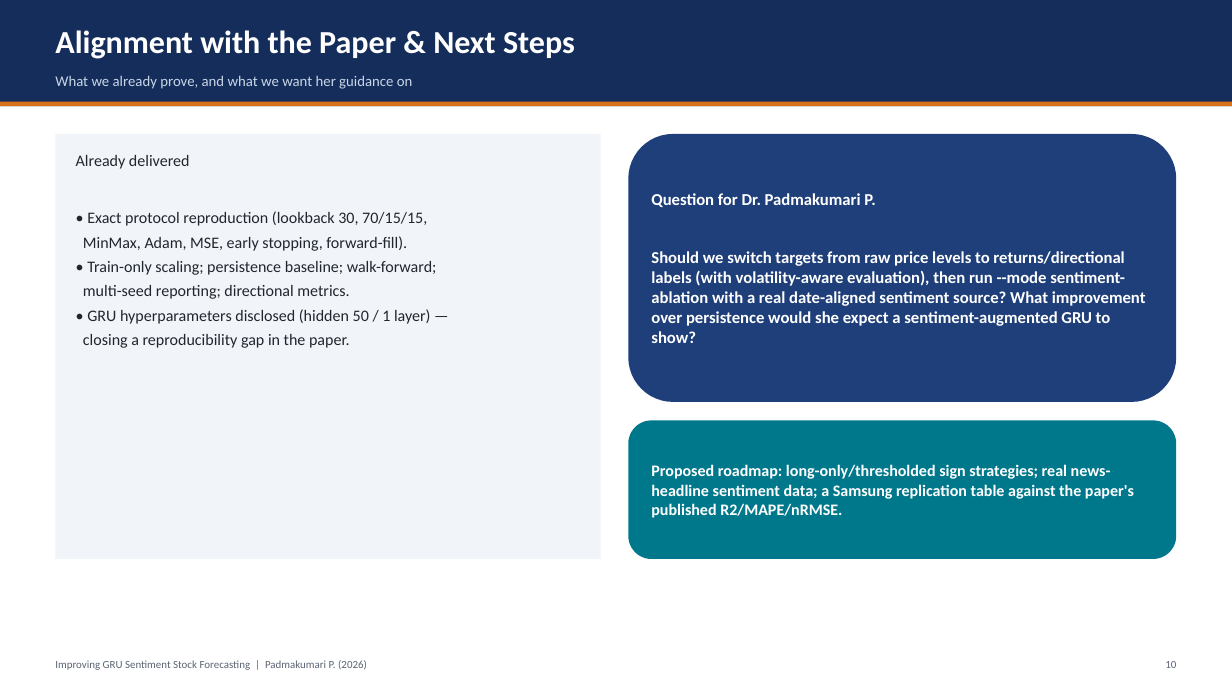
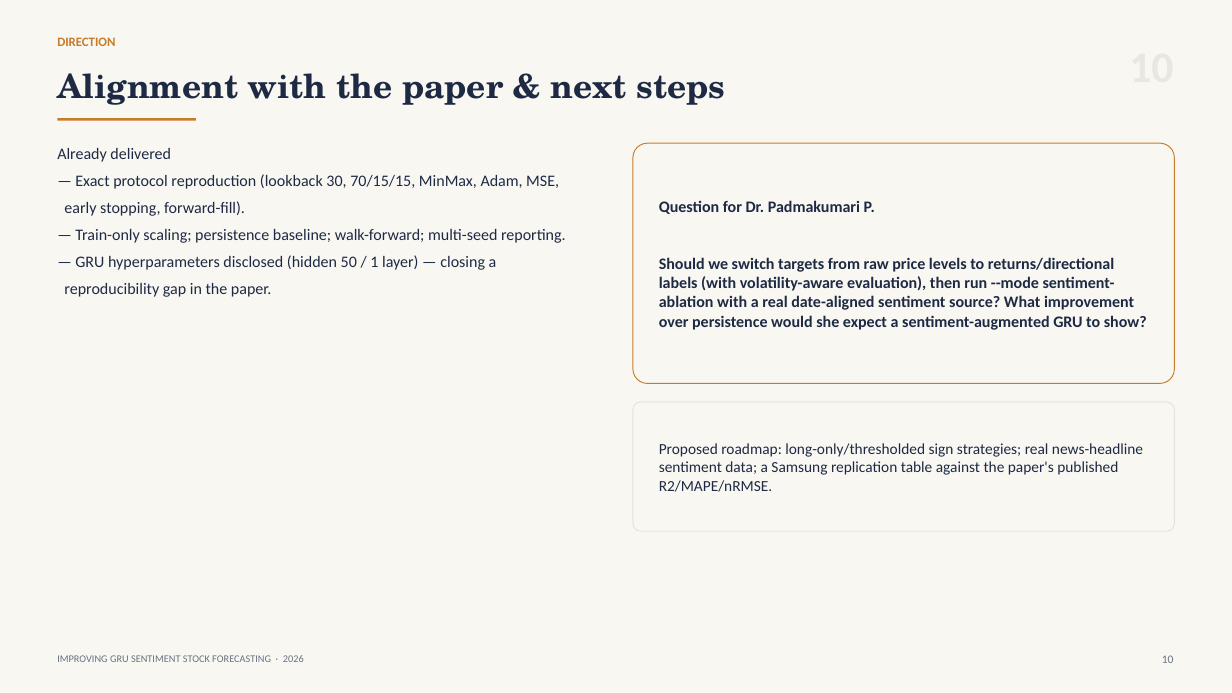
Before and after one commit to hudaifahwins/improving-gru-sentiment-stock-forecasting-padmakumari-maam, a slide deck: slide 11 of PROJECT_PRESENTATION.pptx. Drawn at 1232x693 pixels with LibreOffice and Linux fonts; fonts in the diff are those of the drawing. Boxes give left, top, right and bottom in pixels: in the first picture for what was removed or moved away, otherwise in the second. Text is boxed around its words. In the diff, an @@ line names an element or a change of style, - is before the commit and + after.

Commit message:
design: editorial deck redesign - paper background, serif headline, monochrome figures, hairline tables

```diff
--- a/PROJECT_PRESENTATION.pptx
+++ b/PROJECT_PRESENTATION.pptx
@@ rectangle resized from (x1=0, y1=0, x2=1232, y2=106) to (x1=0, y1=0, x2=1232, y2=693) @@
@@ rectangle at (x1=0, y1=0, x2=1232, y2=693): fill #142D5A to #F8F7F2 @@
@@ text added at (x1=57, y1=37, x2=115, y2=46), 10 pt, text #C87B28, bold @@
+DIRECTION
@@ text removed at (x1=55, y1=75, x2=413, y2=89) @@
-What we already prove, and what we want her guidance on
@@ text at (x1=57, y1=73, x2=726, y2=105): text changed; size 25 to 26 pt; font Calibri to TeX Gyre Schola; text colour #FFFFFF to #1E2A44 @@
-Alignment with the Paper & Next Steps
+Alignment with the paper & next steps
@@ text "Alignment with the paper & ..." at (x1=57, y1=73, x2=726, y2=105): vertical alignment middle to top @@
@@ rectangle removed at (x1=0, y1=102, x2=1232, y2=106) @@
@@ rectangle added at (x1=57, y1=118, x2=196, y2=121), fill #C87B28 @@
@@ rectangle removed at (x1=55, y1=134, x2=601, y2=559) @@
@@ text at (x1=57, y1=148, x2=171, y2=162): text colour #21262E to #1E2A44 in "Already delivered"; more space between paragraphs @@
@@ text "Already delivered" moved from (x1=76, y1=155, x2=437, y2=348) to (x1=57, y1=148, x2=566, y2=297) @@
@@ rounded rectangle resized from (x1=628, y1=134, x2=1177, y2=402) to (x1=633, y1=143, x2=1175, y2=384) @@
@@ rounded rectangle at (x1=633, y1=143, x2=1175, y2=384): fill #1F3F7A to #F8F7F2; outline none to #C87B28 0.75 pt; proportions changed @@
@@ text at (x1=64, y1=174, x2=566, y2=297): text changed; text colour #21262E to #1E2A44 @@
-• Exact protocol reproduction (lookback 30, 70/15/15,
-MinMax, Adam, MSE, early stopping, forward-fill).
-• Train-only scaling; persistence baseline; walk-forward;
-multi-seed reporting; directional metrics.
-• GRU hyperparameters disclosed (hidden 50 / 1 layer) —
-closing a reproducibility gap in the paper.
+— Exact protocol reproduction (lookback 30, 70/15/15, MinMax, Adam, MSE,
+early stopping, forward-fill).
+— Train-only scaling; persistence baseline; walk-forward; multi-seed reporting.
+— GRU hyperparameters disclosed (hidden 50 / 1 layer) — closing a
+reproducibility gap in the paper.
@@ text "Question for Dr. Padmakumari P." moved from (x1=651, y1=193, x2=1146, y2=343) to (x1=659, y1=200, x2=1147, y2=330) @@
@@ text "Question for Dr. Padmakumari P." at (x1=659, y1=200, x2=1147, y2=330): size 13 to 12.5 pt, text colour #FFFFFF to #1E2A44 @@
@@ rounded rectangle resized from (x1=628, y1=421, x2=1177, y2=559) to (x1=633, y1=402, x2=1175, y2=531) @@
@@ rounded rectangle at (x1=633, y1=402, x2=1175, y2=531): fill #00788C to #F8F7F2; outline none to #E3E2DB 0.75 pt; proportions changed @@
@@ text "Proposed roadmap: long-only/thresholded sign strategies; ..." moved from (x1=651, y1=464, x2=1134, y2=518) to (x1=659, y1=443, x2=1143, y2=492) @@
@@ text "Proposed roadmap: long-only/thresholded sign strategies; ..." at (x1=659, y1=443, x2=1143, y2=492): size 12.5 to 12 pt, text colour #FFFFFF to #1E2A44, bold off @@
@@ text at (x1=57, y1=655, x2=304, y2=662): text changed; size 8.5 to 8 pt; text colour #5A6472 to #6A7280 @@
-Improving GRU Sentiment Stock Forecasting | Padmakumari P. (2026)
+IMPROVING GRU SENTIMENT STOCK FORECASTING · 2026
@@ text "10" at (x1=1162, y1=655, x2=1174, y2=663): size 8.5 to 9 pt, text colour #5A6472 to #6A7280; less space between paragraphs @@
```
Also in this commit, not shown: 11 other slides changed.
